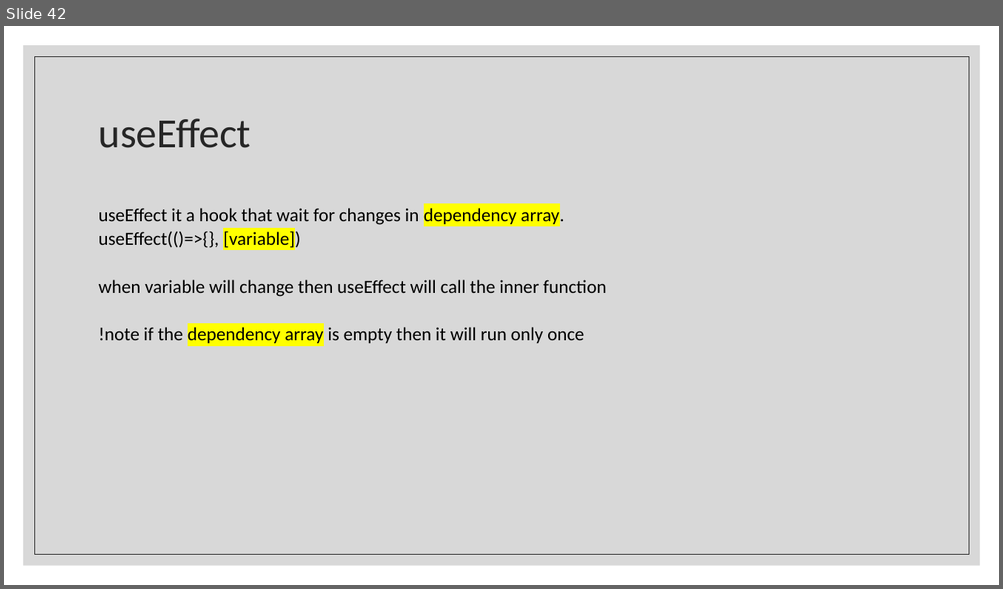
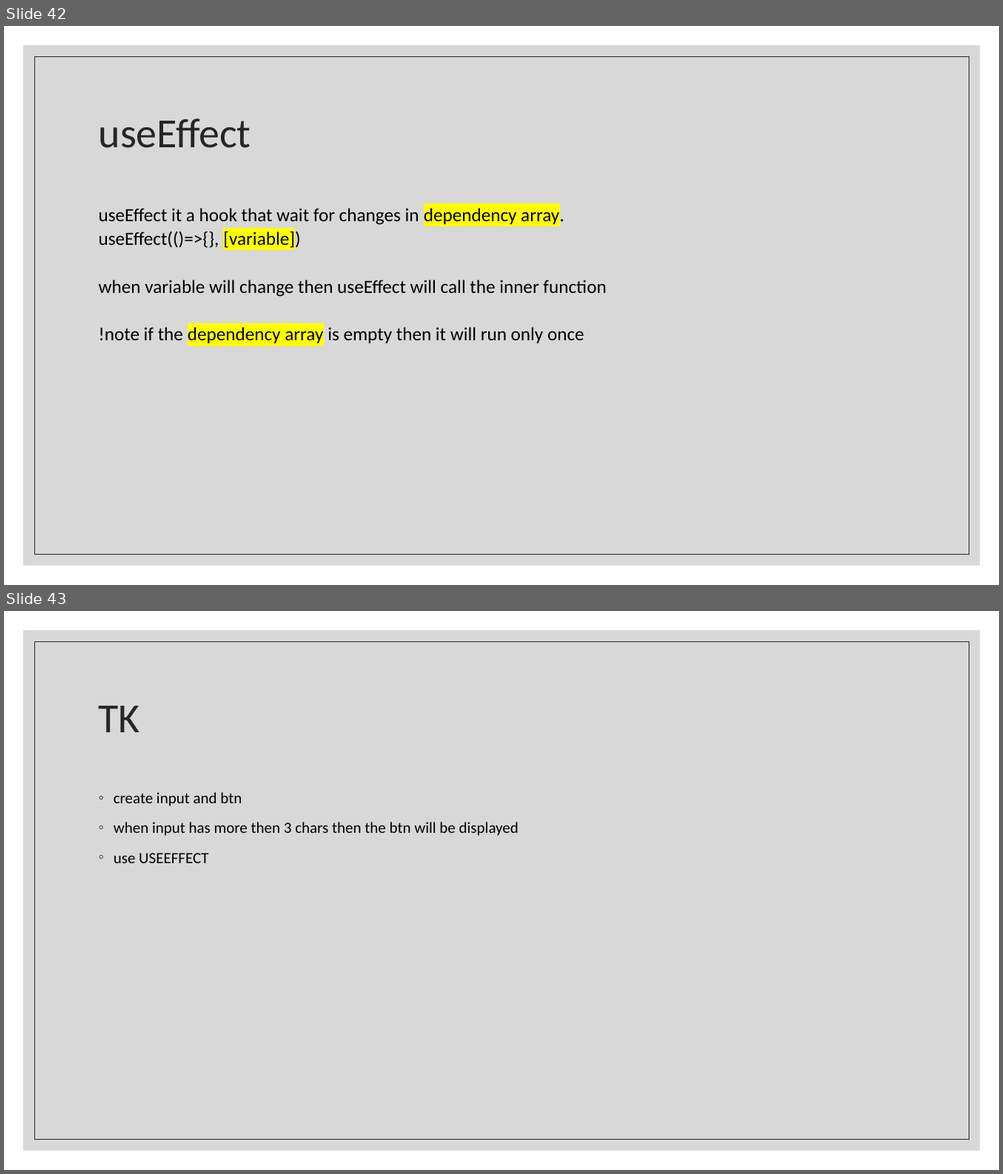
Before and after one commit to Rlss91/ht_W011121MR_morning_first-project, a slide deck: docs/React.pptx. Shown one above the other, each under a label of ours: slide 42 before the commit, slides 42 and 43 after it. The pictures are 1003x589 and 1003x1174 pixels, drawn with LibreOffice and Linux fonts; fonts in the diff are those of the drawing. Boxes give left, top, right and bottom in pixels: in the first picture for what was removed or moved away, otherwise in the second. Text is boxed around its words. In the diff, an @@ line names an element or a change of style, - is before the commit and + after.

```diff
--- a/docs/React.pptx
+++ b/docs/React.pptx
@@ slide 43 added at box(4, 611, 999, 1170), background #FFFFFF; not listed: 2 template elements that a slide beside it also shows @@
@@ title added at box(99, 706, 140, 732), 40 pt, text #262626 @@
+TK
@@ text added at box(114, 792, 518, 863), 15 pt, text #000000 @@
+◦ create input and btn
+◦ when input has more then 3 chars then the btn will be displayed
+◦ use USEEFFECT
```
Also in this commit, not shown: 2 other files.
